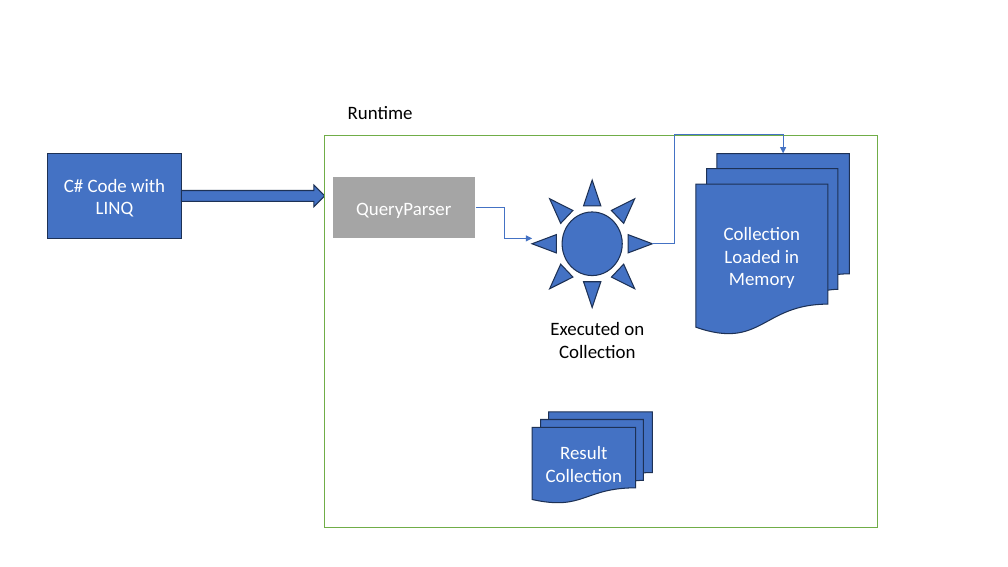
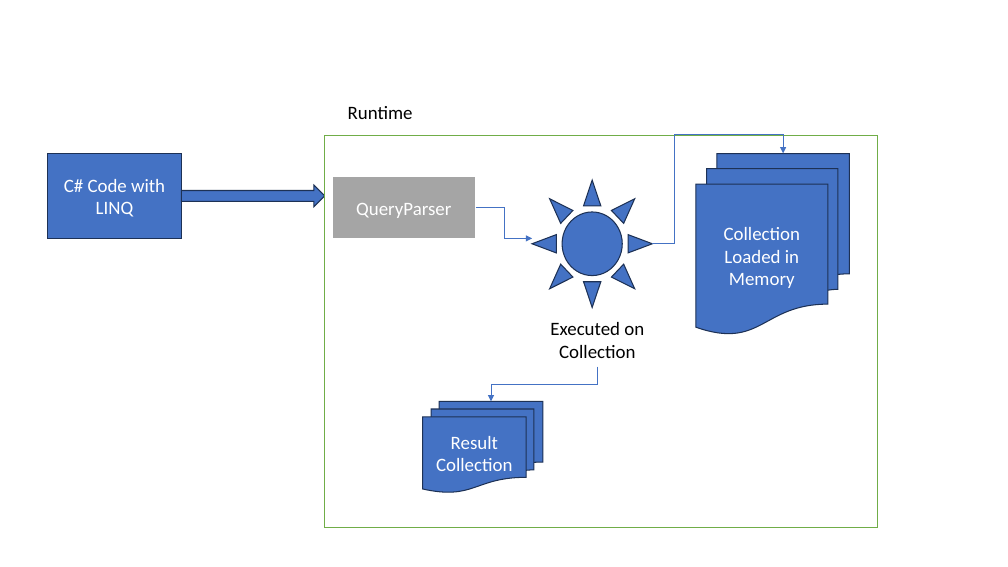
Before and after one commit to maheshsabnis/NetAppsNice, a slide deck: slide 20 of ppts.pptx. Drawn at 1008x567 pixels with LibreOffice and Linux fonts; fonts in the diff are those of the drawing. Boxes give left, top, right and bottom in pixels: in the first picture for what was removed or moved away, otherwise in the second. Text is boxed around its words. In the diff, an @@ line names an element or a change of style, - is before the commit and + after.

```diff
--- a/ppts.pptx
+++ b/ppts.pptx
@@ elbow arrow added from (597, 367) to (491, 402), #4472C4 0.5 pt @@
@@ flow chart multidocument "Result Collection" moved from (x1=532, y1=412, x2=653, y2=503) to (x1=423, y1=402, x2=543, y2=492) @@
```
Also in this commit, not shown: 1 slide added, 5 other files.
